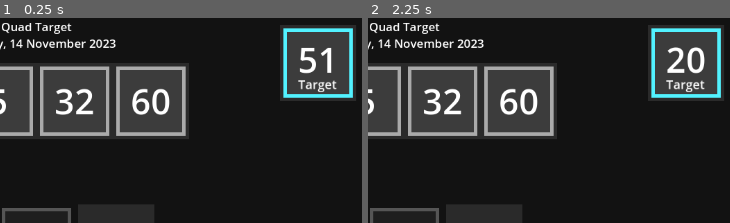
Above: before the commit, frames 1-2 (left to right).
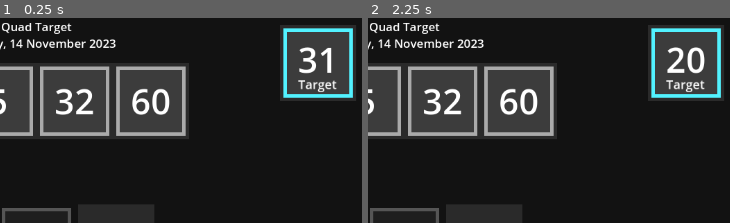
Above: after the commit, the same moments.

Repository: PeckyChicken/four-numbers
Game: Godot game, scene res://main.tscn
Same seed, same stepped clock (60 frames per second), same inputs: the game is played once before the commit and once after it.
Inputs:
- Up to frame 1 (0.25 s): no input
- Up to frame 2 (2.25 s): click "Hard Mode" at 0.5 s; click "Easy Mode" at 1.25 s; click "Hard Mode" at 2 s
The pictures show only the part of the screen within x 50-100%, y 0-50%; the shares and areas given below are measured in that part.

The runs differ from the first frame. In frame 1, 0.2% of the frame differs, in the area x 82-88%, y 14-27%; in frame 2, nothing differs.

Commit message:
BUFF: Puzzles in hard mode can now contain more than 1 multiplication

Diff:
--- a/target.gd
+++ b/target.gd
@@ -101,8 +101,6 @@
 				operation = "*"
 			else:
 				operation = OPS.pick_random()
-				while "*" in used_operations and operation == "*":
-					operation = OPS.pick_random()
 
 			used_operations.append(operation)
 			var evaluation = evaluate_op(target,number,operation)
Not shown, changed: index.html
Not shown, changed: index.pck
